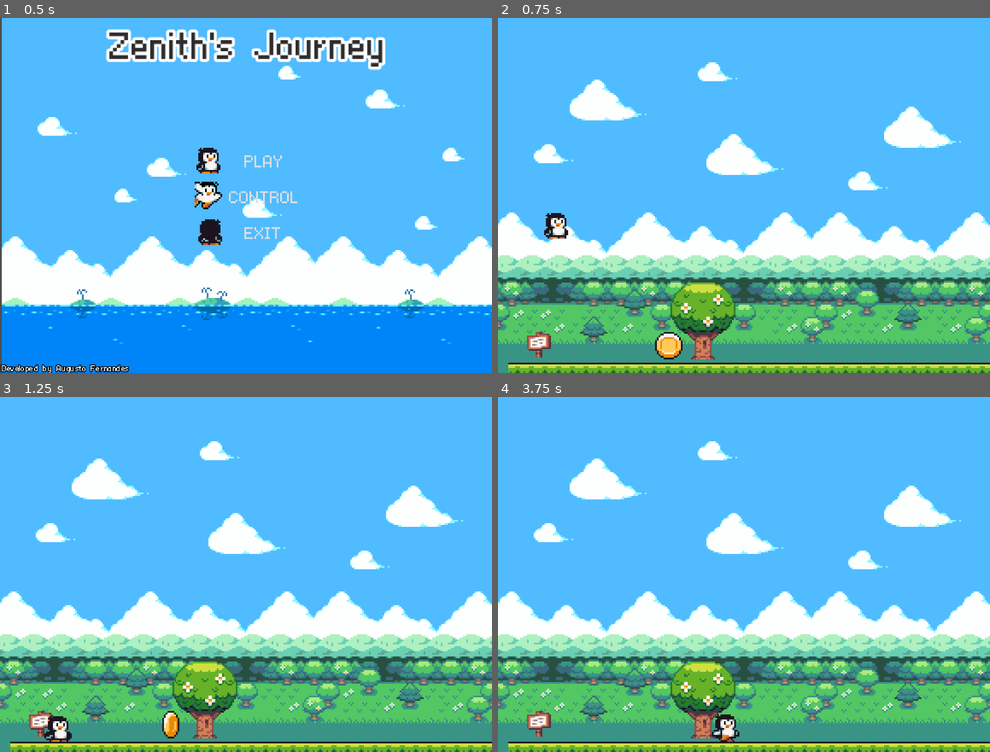
Above: before the commit, frames 1-4 (two rows, left to right).
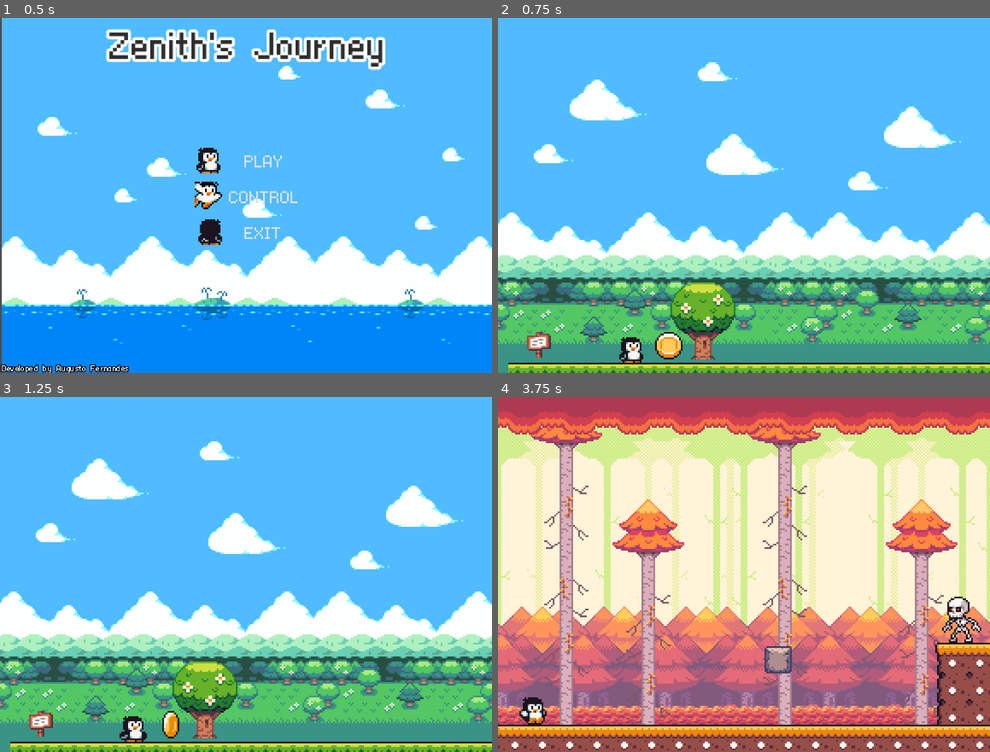
Above: after the commit, the same moments.

Repository: AugustoFernandesc/meu-primerio-jogo-2d
Game: Godot game, scene res://ui/main_menu.tscn
Two runs of this game, one before a commit and one after it. Both use one fixed random seed, a clock stepped at 60 frames per second and the inputs below.
Inputs (mouse positions are in pixels of both pictures, inside the frame that each line leads up to):
- Up to frame 1 (0.5 s): no input
- Up to frame 2 (0.75 s): click "PLAY" at 0.5 s
- Up to frame 3 (1.25 s): no input
- Up to frame 4 (3.75 s): move the mouse to (852, 556) at 1.27 s; hold S (duck) 1.28-2.03 s; hold D (right) 1.28-2.78 s; tap Space (jump) at 1.52, 1.55, 1.82, 2.1, 2.27, 2.57, 3.05 s; move the mouse to (645, 592) at 2.02 s; tap S (duck) at 2.3, 3.6 s; move the mouse to (793, 496) at 2.77 s; hold A (left) 2.78-3.53 s; click (793, 496) at 2.85 s; move the mouse to (719, 645) at 3.52 s; hold D (right) from 3.53 s (still down)

Frame 1 is identical in both runs. In frame 2, 0.6% of the frame differs, in the area x 9-30%, y 54-98%; in frame 3, 0.6%; in frame 4, 100%, in the area x 0-100%, y 0-100%.

Commit message:
feat: adiciona interface (HUD) com controles para mobile

Diff:
--- /dev/null
+++ b/controls/controls.tscn
@@ -0,0 +1,37 @@
+[gd_scene load_steps=7 format=3 uid="uid://c4goyp1d7d1rj"]
+
+[ext_resource type="Texture2D" uid="uid://bl8dmyxawjjdu" path="res://controls/ui_buttons_arrow_left_NORMAL.png" id="1_qf3ex"]
+[ext_resource type="Texture2D" uid="uid://v2h5t0m24282" path="res://controls/ui_buttons_arrow_right_NORMAL.png" id="2_qxegb"]
+[ext_resource type="Texture2D" uid="uid://df514me3gfk8u" path="res://controls/ui_buttons_arrow_right_PRESSED.png" id="3_rhhck"]
+[ext_resource type="Texture2D" uid="uid://cq0fffafmjkkg" path="res://controls/ui_buttons_arrow_up_NORMAL.png" id="4_3rof0"]
+[ext_resource type="Texture2D" uid="uid://chdx25d46ycq4" path="res://controls/ui_buttons_arrow_up_PRESSED.png" id="5_878qn"]
+[ext_resource type="Texture2D" uid="uid://co2kkfi383gh6" path="res://controls/ui_buttons_arrow_left_PRESSED.png" id="6_1wvy4"]
+
+[node name="controls" type="CanvasLayer"]
+metadata/_edit_vertical_guides_ = [350.0]
+metadata/_edit_horizontal_guides_ = [208.0]
+
+[node name="ui_left" type="TouchScreenButton" parent="."]
+position = Vector2(15, 172)
+texture_normal = ExtResource("1_qf3ex")
+texture_pressed = ExtResource("6_1wvy4")
+action = "left"
+
+[node name="ui_rigth" type="TouchScreenButton" parent="."]
+position = Vector2(47, 172)
+texture_normal = ExtResource("2_qxegb")
+texture_pressed = ExtResource("3_rhhck")
+action = "right"
+
+[node name="ui_up" type="TouchScreenButton" parent="."]
+position = Vector2(322, 140)
+texture_normal = ExtResource("4_3rof0")
+texture_pressed = ExtResource("5_878qn")
+action = "jump"
+
+[node name="ui_duck" type="TouchScreenButton" parent="."]
+position = Vector2(354, 204)
+rotation = 3.1415927
+texture_normal = ExtResource("4_3rof0")
+texture_pressed = ExtResource("5_878qn")
+action = "duck"
--- a/entities/camera.tscn
+++ b/entities/camera.tscn
@@ -1,9 +1,13 @@
-[gd_scene load_steps=2 format=3 uid="uid://irdniibgdeim"]
+[gd_scene load_steps=3 format=3 uid="uid://irdniibgdeim"]
 
 [ext_resource type="Script" uid="uid://c6hh5rue3wcvb" path="res://scripts/camera.gd" id="1_ixxe8"]
+[ext_resource type="PackedScene" uid="uid://c4goyp1d7d1rj" path="res://controls/controls.tscn" id="2_ukrcf"]
 
 [node name="Camera" type="Camera2D"]
 limit_left = 0
 limit_bottom = 208
 position_smoothing_enabled = true
 script = ExtResource("1_ixxe8")
+
+[node name="controls" parent="." instance=ExtResource("2_ukrcf")]
+visible = false
--- a/entities/coin.tscn
+++ b/entities/coin.tscn
@@ -83,7 +83,7 @@
 
 [node name="AnimatedSprite2D" type="AnimatedSprite2D" parent="."]
 sprite_frames = SubResource("SpriteFrames_r21wx")
-animation = &"collect"
+animation = &"idle"
 autoplay = "idle"
 
 [node name="CollisionShape2D" type="CollisionShape2D" parent="."]
--- a/scene/grassland.tscn
+++ b/scene/grassland.tscn
@@ -16,7 +16,7 @@
 [node name="grassland" type="Node2D"]
 
 [node name="player" parent="." instance=ExtResource("1_3kscr")]
-position = Vector2(34, 109)
+position = Vector2(78, 192)
 
 [node name="tiles" type="Node2D" parent="."]
 
Binary file added: controls/ui_buttons_arrow_left_NORMAL.png
Not shown, added: controls/ui_buttons_arrow_left_NORMAL.png.import
Binary file added: controls/ui_buttons_arrow_left_PRESSED.png
Not shown, added: controls/ui_buttons_arrow_left_PRESSED.png.import
Binary file added: controls/ui_buttons_arrow_right_NORMAL.png
Not shown, added: controls/ui_buttons_arrow_right_NORMAL.png.import
Binary file added: controls/ui_buttons_arrow_right_PRESSED.png
Not shown, added: controls/ui_buttons_arrow_right_PRESSED.png.import
Binary file added: controls/ui_buttons_arrow_up_NORMAL.png
Not shown, added: controls/ui_buttons_arrow_up_NORMAL.png.import
Binary file added: controls/ui_buttons_arrow_up_PRESSED.png
Not shown, added: controls/ui_buttons_arrow_up_PRESSED.png.import
